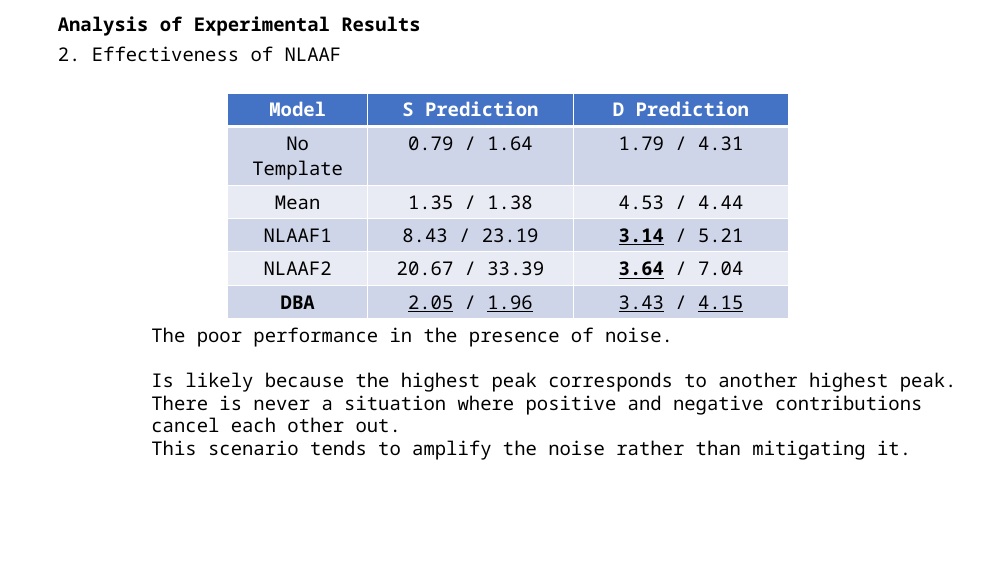
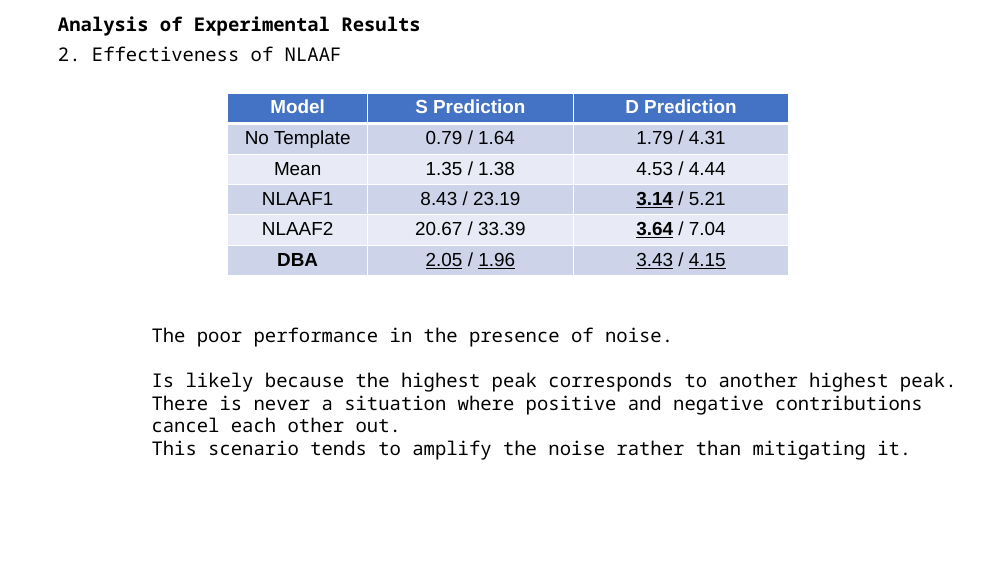
Before and after one commit to A-Big-Tortoise/Presentation, a slide deck: slide 12 of Presentation_1120_JiayuChen.pptx (slide 11 before the commit). Drawn at 1008x567 pixels with LibreOffice and Linux fonts; fonts in the diff are those of the drawing. Boxes give left, top, right and bottom in pixels: in the first picture for what was removed or moved away, otherwise in the second. Text is boxed around its words. In the diff, an @@ line names an element or a change of style, - is before the commit and + after.

```diff
--- a/Presentation_1120_JiayuChen.pptx
+++ b/Presentation_1120_JiayuChen.pptx
@@ table at <box>228,93,789,277</box> @@
@@ fill #CFD5EA to #CDD4EA in 9 cells @@
@@ fill #E9EBF5 to #E8EBF5 in 6 cells @@
@@ font Noto Sans Mono to Arial @@
```
Also in this commit, not shown: 10 other slides changed, 1 slide added.
